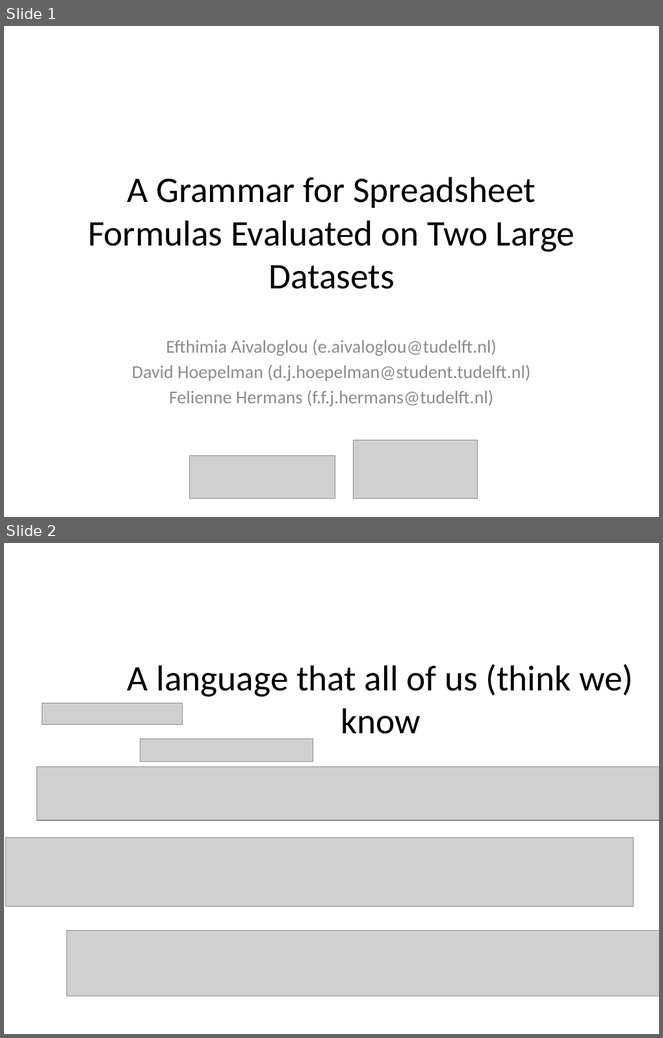
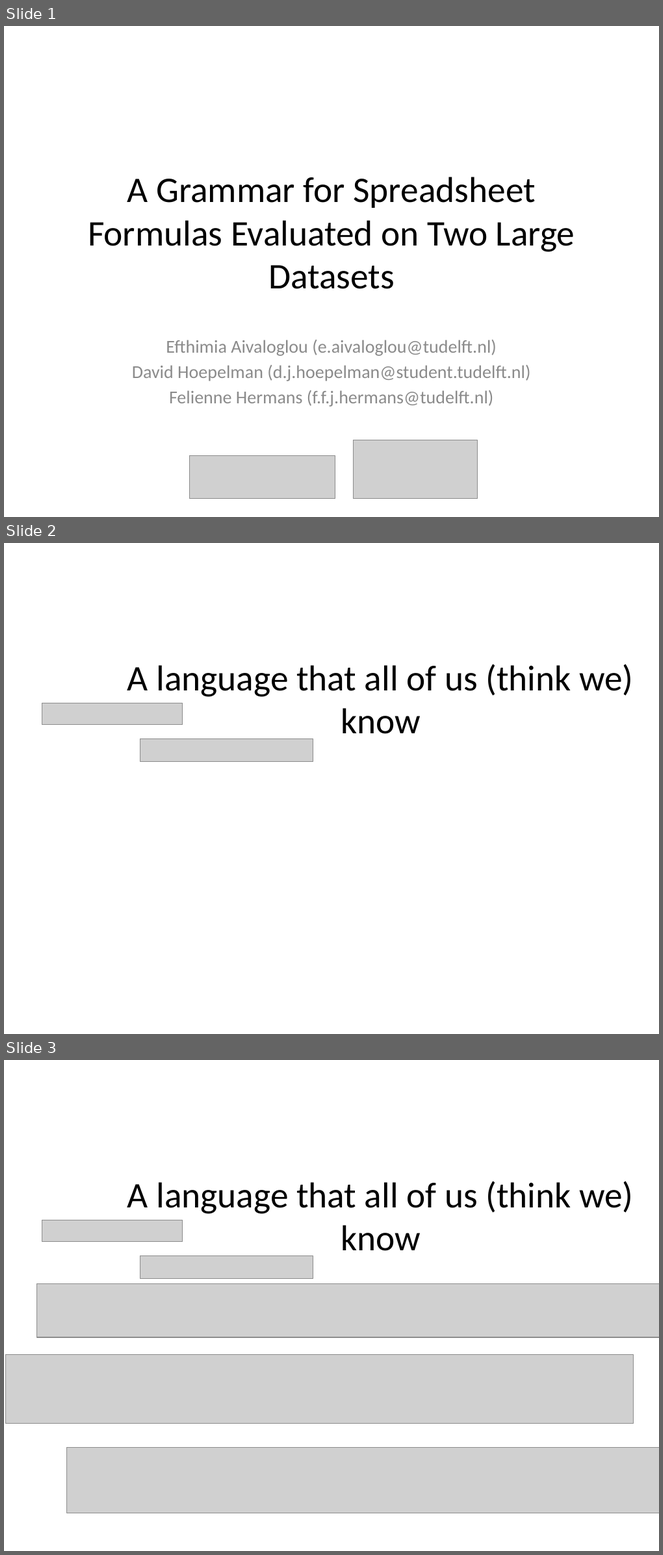
Before and after one commit to spreadsheetlab/XLGrammarPaper, a slide deck: presentation/XLParser.pptx. Shown one above the other, each under a label of ours: slides 1 and 2 before the commit, slides 1, 2 and 3 after it. The pictures are 663x1038 and 663x1555 pixels, drawn with LibreOffice and Linux fonts; fonts in the diff are those of the drawing; grey boxes stand for pictures; background and template pictures are left out. Boxes give left, top, right and bottom in pixels: in the first picture for what was removed or moved away, otherwise in the second. Text is boxed around its words. In the diff, an @@ line names an element or a change of style, - is before the commit and + after.

```diff
--- a/presentation/XLParser.pptx
+++ b/presentation/XLParser.pptx
@@ slide 2 added at bbox=[4, 543, 659, 1034], background picture (left out) @@
@@ title added at bbox=[128, 664, 633, 734], 39.6 pt, text #000000 @@
+A language that all of us (think we) know
@@ picture added at bbox=[42, 703, 182, 724] @@
@@ picture added at bbox=[140, 739, 313, 762] @@
@@ what was slide 2 is now slide 3 @@
```
Also in this commit, not shown: 7 slides changed, 3 other slides added, 1 slide removed.
